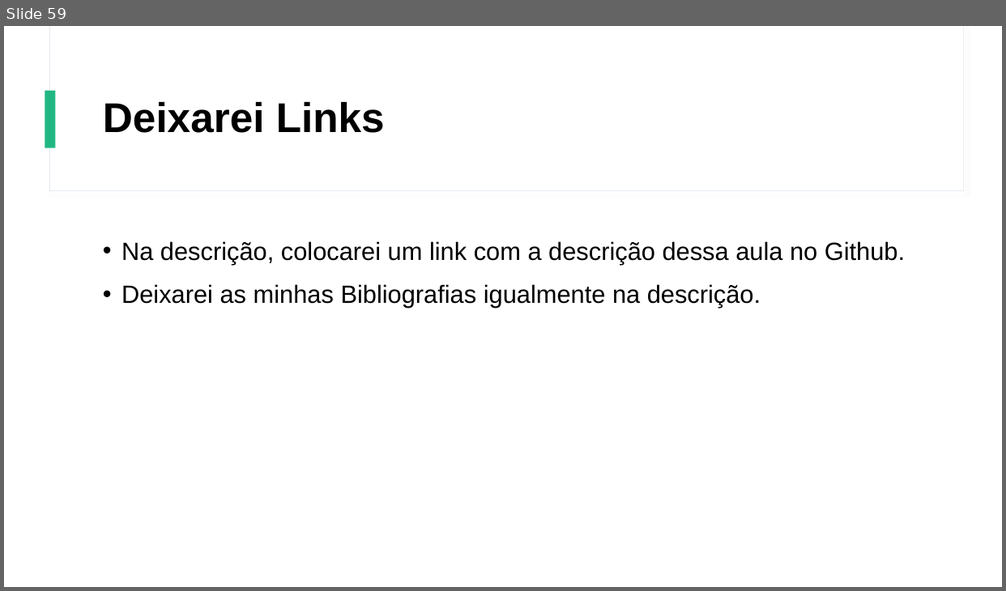
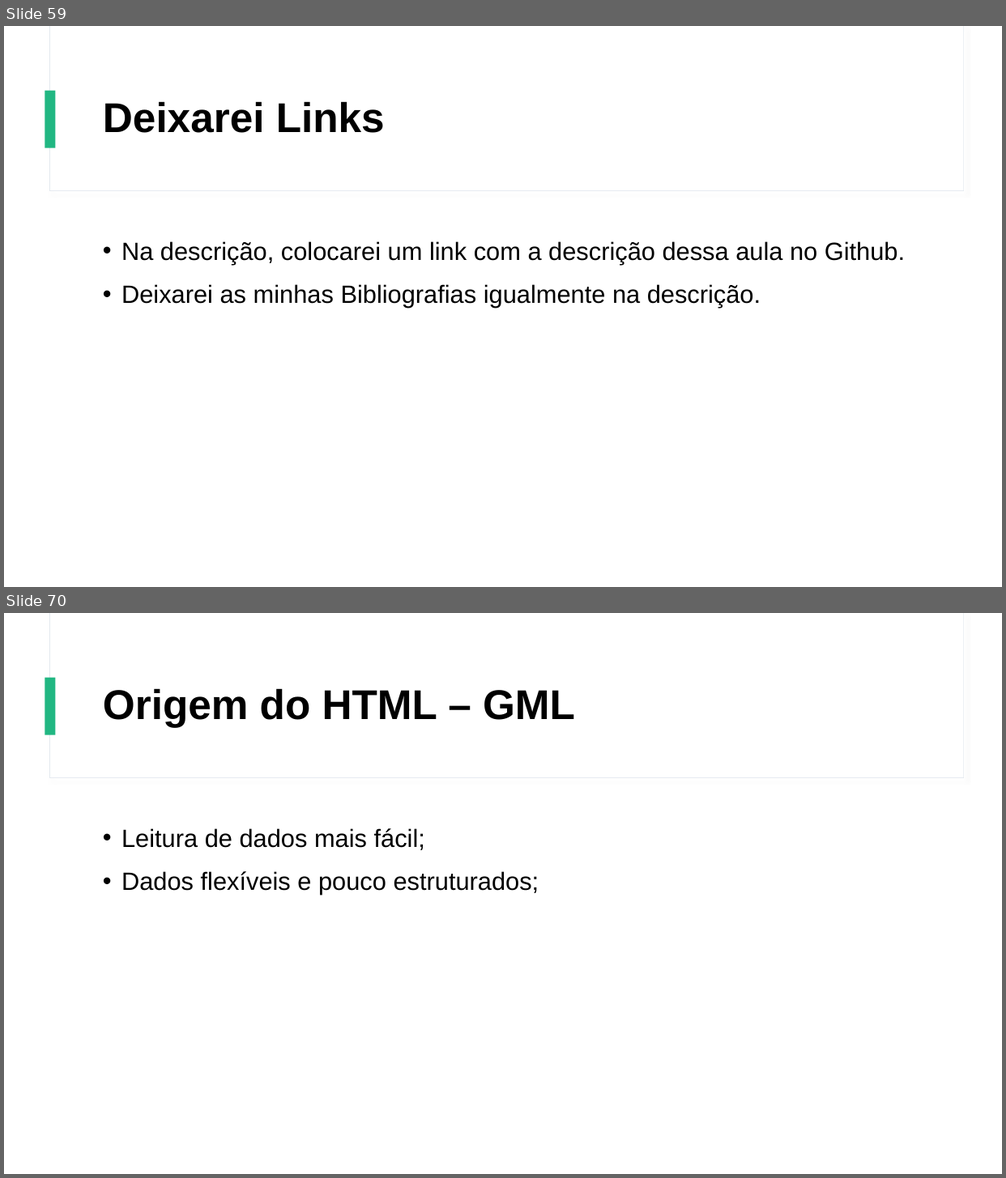
Before and after one commit to Gustavo6401/CursoHTMLCSS, a slide deck: Power Point/Curso de HTML e CSS.pptx. Shown one above the other, each under a label of ours: slide 59 before the commit, slides 59 and 70 after it; the slides between them are not shown. The pictures are 1006x591 and 1006x1178 pixels, drawn with LibreOffice and Linux fonts; fonts in the diff are those of the drawing. Boxes give left, top, right and bottom in pixels: in the first picture for what was removed or moved away, otherwise in the second. Text is boxed around its words. In the diff, an @@ line names an element or a change of style, - is before the commit and + after.

```diff
--- a/Power Point/Curso de HTML e CSS.pptx
+++ b/Power Point/Curso de HTML e CSS.pptx
@@ slide 70 added at (4, 613, 1002, 1174), background #FFFFFF; not listed: 3 template elements that a slide beside it also shows @@
@@ title added at (103, 688, 575, 727), 40 pt, text #000000, bold @@
+Origem do HTML – GML
@@ text added at (121, 828, 539, 895), 24 pt, text #000000 @@
+• Leitura de dados mais fácil;
+• Dados flexíveis e pouco estruturados;
```
Also in this commit, not shown: 14 other slides added.
